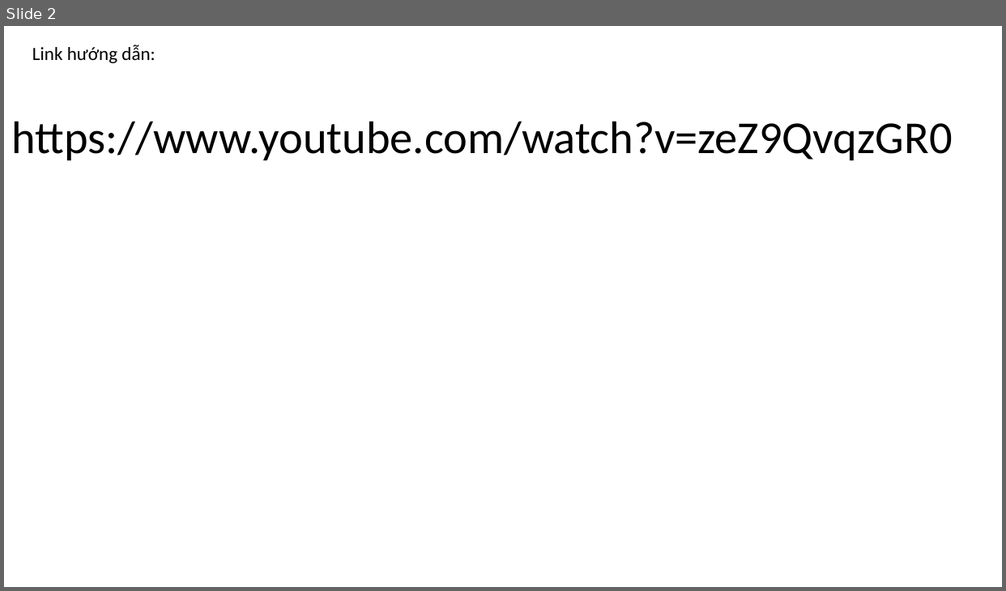
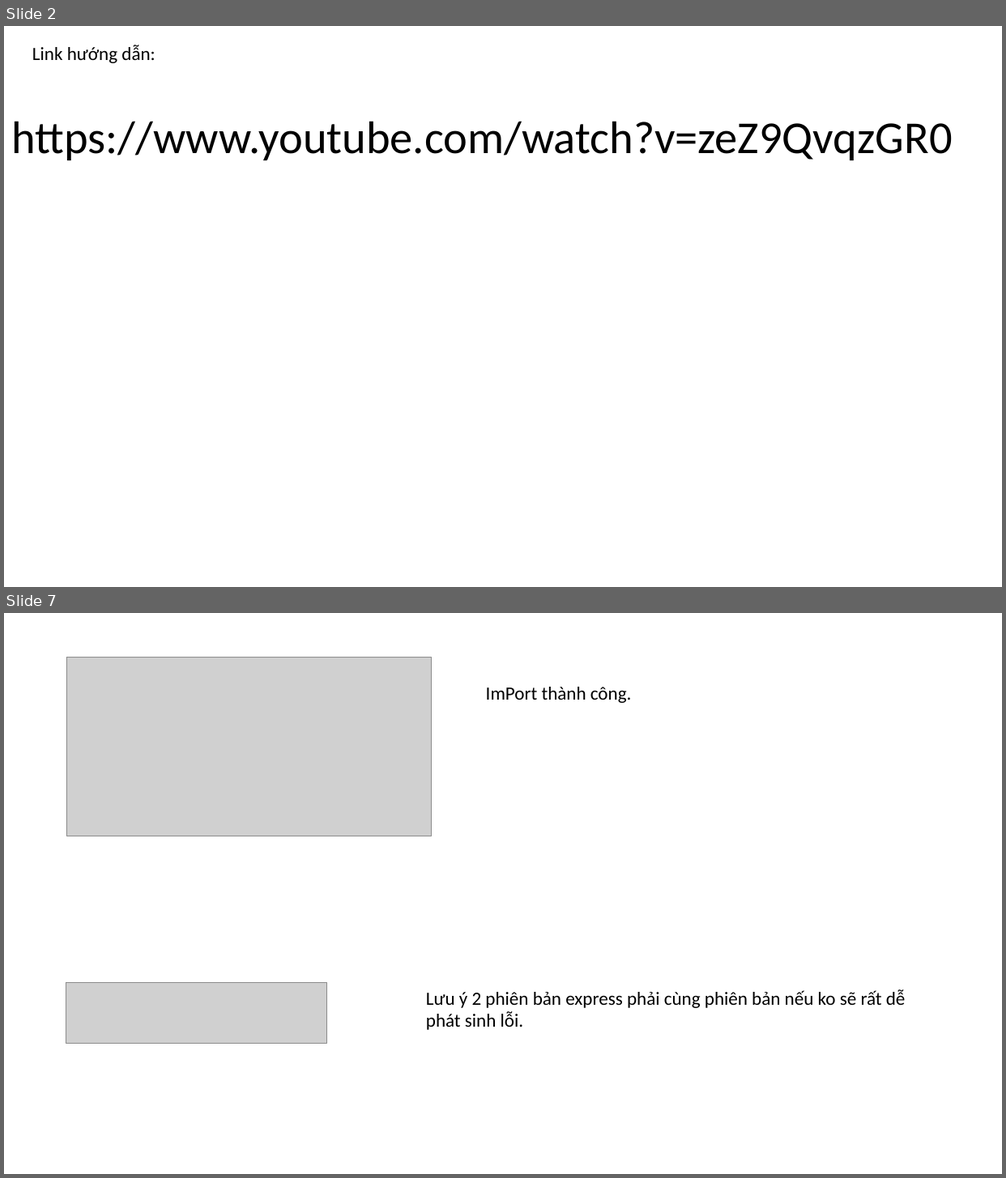
Before and after one commit to DangVanDoan05/WordPress, a slide deck: Chuyển dữ liệu giữa 2 trang Web.pptx. Shown one above the other, each under a label of ours: slide 2 before the commit, slides 2 and 7 after it; the slides between them are not shown. The pictures are 1006x591 and 1006x1178 pixels, drawn with LibreOffice and Linux fonts; fonts in the diff are those of the drawing; grey boxes stand for pictures. Boxes give left, top, right and bottom in pixels: in the first picture for what was removed or moved away, otherwise in the second. Text is boxed around its words. In the diff, an @@ line names an element or a change of style, - is before the commit and + after.

```diff
--- a/Chuyển dữ liệu giữa 2 trang Web.pptx
+++ b/Chuyển dữ liệu giữa 2 trang Web.pptx
@@ slide 7 added at (4, 613, 1002, 1174), background #FFFFFF @@
@@ picture added at (66, 658, 432, 836) @@
@@ text added at (486, 687, 632, 703), 18 pt, text #000000 @@
+ImPort thành công.
@@ picture added at (66, 983, 326, 1043) @@
@@ text added at (426, 990, 906, 1030), 18 pt, text #000000 @@
+Lưu ý 2 phiên bản express phải cùng phiên bản nếu ko sẽ rất dễ phát sinh lỗi.
```
Also in this commit, not shown: 1 slide changed, 4 other slides added, 3 slides removed, 4 other files.
